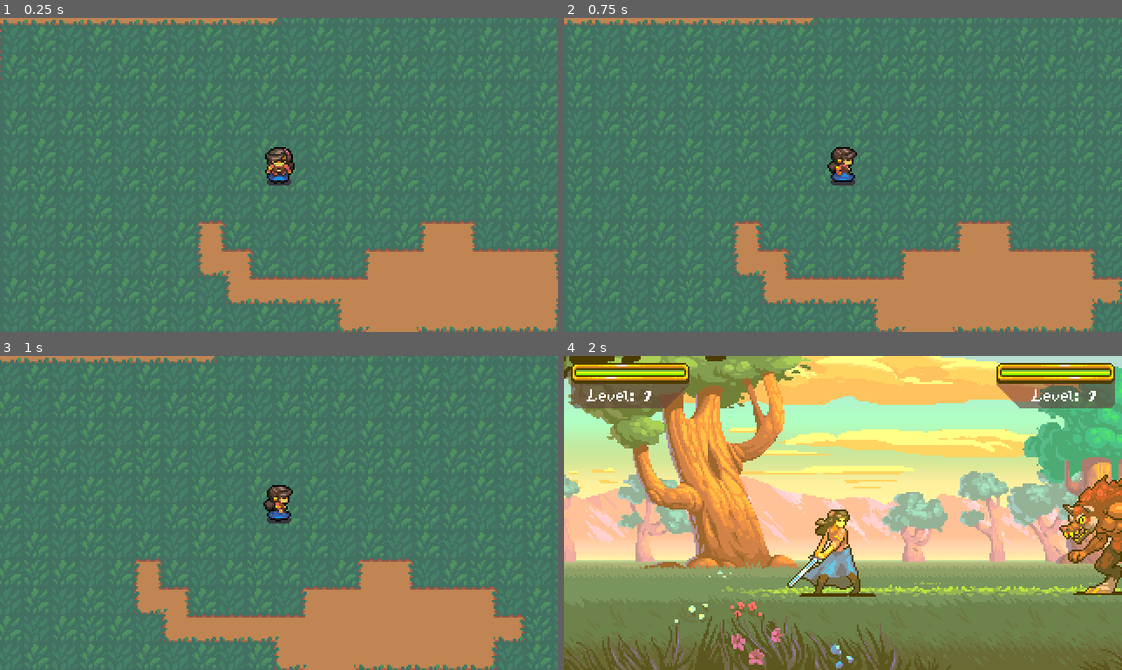
Above: before the commit, frames 1-4 (two rows, left to right).
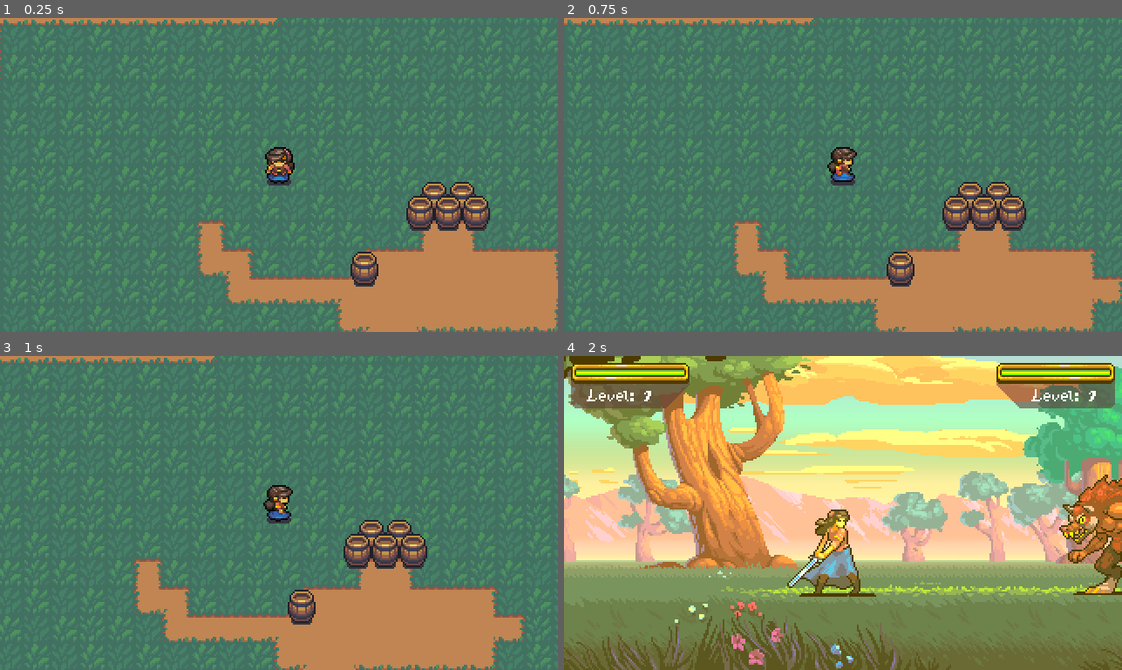
Above: after the commit, the same moments.

Repository: jalder89/RPG-In-Godot
Game: Godot game, scene res://Scenes/Levels/Town.tscn
Two runs of this game, one before a commit and one after it. Both use one fixed random seed, a clock stepped at 60 frames per second and the inputs below.
Inputs:
- Up to frame 1 (0.25 s): no input
- Up to frame 2 (0.75 s): tap Enter (ui_accept) at 0.5 s; hold D (right) from 0.53 s (still down); hold Enter (ui_accept) from 0.53 s (still down)
- Up to frame 3 (1 s): keep holding D (right); keep holding Enter (ui_accept)
- Up to frame 4 (2 s): release D (right) at 1.28 s; release Enter (ui_accept) at 1.28 s; hold S (down) from 1.28 s (still down); tap B (battle) at 1.35 s; tap Enter (ui_accept) at 1.52, 1.55, 1.82 s

The runs differ from the first frame. In frame 1, 2.3% of the frame differs, in the area x 62-88%, y 52-86%; in frame 2, 2.3%; in frame 3, 2.3%; in frame 4, nothing differs.

Commit message:
Implemented interables system.

Diff:
--- a/Scenes/Characters/OverworldPlayer.gd
+++ b/Scenes/Characters/OverworldPlayer.gd
@@ -3,7 +3,11 @@
 
 const WALK_SPEED = 80
 
-@onready var animated_sprite_2d = $AnimatedSprite2D
+@onready var animated_sprite_2d := $AnimatedSprite2D
+@onready var interactable_detector := $InteractableDetector
+
+func _ready() -> void:
+	interactable_detector.rotation = Vector2.DOWN.angle()
 
 func _physics_process(_delta : float) -> void:
 	var input_vector = Input.get_vector("left", "right", "up", "down")
@@ -12,12 +16,17 @@
 
 	if is_moving():
 		animate_walk()
+		interactable_detector.rotation = velocity.angle()
 	else:
 		animate_idle()
 
 func _unhandled_input(event : InputEvent) -> void:
 	if event.is_action_pressed("ui_accept"):
-		Events.emit_signal("request_show_message", "You pressed accept!")
+		var interactables : Array = interactable_detector.get_overlapping_bodies()
+		for interactable in interactables:
+			if not interactable is Interactable: continue
+			interactable._run_interaction()
+			get_tree().root.set_input_as_handled()
 	if event.is_action_pressed("battle"):
 		SceneStack.push("res://Scenes/Battle/battle.tscn")
 
--- a/Scenes/Characters/OverworldPlayer.tscn
+++ b/Scenes/Characters/OverworldPlayer.tscn
@@ -189,7 +189,11 @@
 [sub_resource type="CircleShape2D" id="CircleShape2D_m2rbh"]
 radius = 6.0
 
+[sub_resource type="CircleShape2D" id="CircleShape2D_f7bn4"]
+radius = 5.0
+
 [node name="OverworldPlayer" type="CharacterBody2D"]
+collision_layer = 2
 script = ExtResource("1_ucgms")
 
 [node name="AnimatedSprite2D" type="AnimatedSprite2D" parent="."]
@@ -202,3 +206,11 @@
 shape = SubResource("CircleShape2D_m2rbh")
 
 [node name="Camera2D" type="Camera2D" parent="."]
+
+[node name="InteractableDetector" type="Area2D" parent="."]
+collision_layer = 0
+collision_mask = 8
+
+[node name="CollisionShape2D" type="CollisionShape2D" parent="InteractableDetector"]
+position = Vector2(8, 2.08165e-12)
+shape = SubResource("CircleShape2D_f7bn4")
--- a/Scenes/Levels/Town.tscn
+++ b/Scenes/Levels/Town.tscn
@@ -1,8 +1,9 @@
-[gd_scene load_steps=4 format=3 uid="uid://c6t7hdyuq5jpa"]
+[gd_scene load_steps=5 format=3 uid="uid://c6t7hdyuq5jpa"]
 
 [ext_resource type="PackedScene" uid="uid://c5p0lh00avc8a" path="res://Scenes/Characters/OverworldPlayer.tscn" id="1_xdb7j"]
 [ext_resource type="PackedScene" uid="uid://b7wrdy0qlekss" path="res://Scenes/Prefabs/GrassBackground.tscn" id="2_yrxag"]
 [ext_resource type="PackedScene" uid="uid://byueh367xm80v" path="res://Scenes/Prefabs/DirtTiles.tscn" id="3_e38oi"]
+[ext_resource type="PackedScene" uid="uid://bynte1wkeuq6a" path="res://Scenes/Prefabs/Barrel.tscn" id="4_jsqog"]
 
 [node name="Town" type="Node2D"]
 y_sort_enabled = true
@@ -14,3 +15,21 @@
 
 [node name="DirtTiles" parent="." instance=ExtResource("3_e38oi")]
 layer_0/tile_data = PackedInt32Array(-2, 65536, 0, -1, 589824, 1, -65536, 65536, 2, -65535, 65536, 2, -65534, 65536, 2, …(1244 unchanged characters)…
+
+[node name="Barrel" parent="." instance=ExtResource("4_jsqog")]
+position = Vector2(208, 144)
+
+[node name="Barrel2" parent="." instance=ExtResource("4_jsqog")]
+position = Vector2(272, 112)
+
+[node name="Barrel3" parent="." instance=ExtResource("4_jsqog")]
+position = Vector2(256, 112)
+
+[node name="Barrel4" parent="." instance=ExtResource("4_jsqog")]
+position = Vector2(240, 112)
+
+[node name="Barrel5" parent="." instance=ExtResource("4_jsqog")]
+position = Vector2(248, 104)
+
+[node name="Barrel6" parent="." instance=ExtResource("4_jsqog")]
+position = Vector2(264, 104)
--- /dev/null
+++ b/Scenes/Prefabs/Barrel.gd
@@ -0,0 +1,5 @@
+extends Interactable
+
+
+func _run_interaction() -> void:
+	Events.emit_signal("request_show_message", "It's just a barrel...")
--- /dev/null
+++ b/Scenes/Prefabs/Barrel.tscn
@@ -0,0 +1,16 @@
+[gd_scene load_steps=3 format=3 uid="uid://bynte1wkeuq6a"]
+
+[ext_resource type="Script" path="res://Scenes/Prefabs/Barrel.gd" id="1_5sopq"]
+[ext_resource type="Texture2D" uid="uid://cy7exi6u3mx6v" path="res://Assets/Sprites/Barrel.png" id="1_yw5w5"]
+
+[node name="Barrel" type="StaticBody2D"]
+collision_layer = 9
+collision_mask = 0
+script = ExtResource("1_5sopq")
+
+[node name="Sprite2D" type="Sprite2D" parent="."]
+position = Vector2(2.08165e-12, -4)
+texture = ExtResource("1_yw5w5")
+
+[node name="CollisionPolygon2D" type="CollisionPolygon2D" parent="."]
+polygon = PackedVector2Array(-6, 4, -6, -4, -4, -6, 4, -6, 6, -4, 6, 4, 4, 6, -4, 6)
--- /dev/null
+++ b/Scripts/Interactable.gd
@@ -0,0 +1,5 @@
+extends Node
+class_name Interactable
+
+func _run_interaction() -> void:
+	pass
--- a/project.godot
+++ b/project.godot
@@ -112,6 +112,13 @@
 ]
 }
 
+[layer_names]
+
+2d_physics/layer_1="World"
+2d_physics/layer_2="Characters"
+2d_physics/layer_3="Doors"
+2d_physics/layer_4="Interactables"
+
 [rendering]
 
 textures/canvas_textures/default_texture_filter=0
Not shown: 1 places in Scenes/Characters/OverworldPlayer.tscn that only renumber resources
